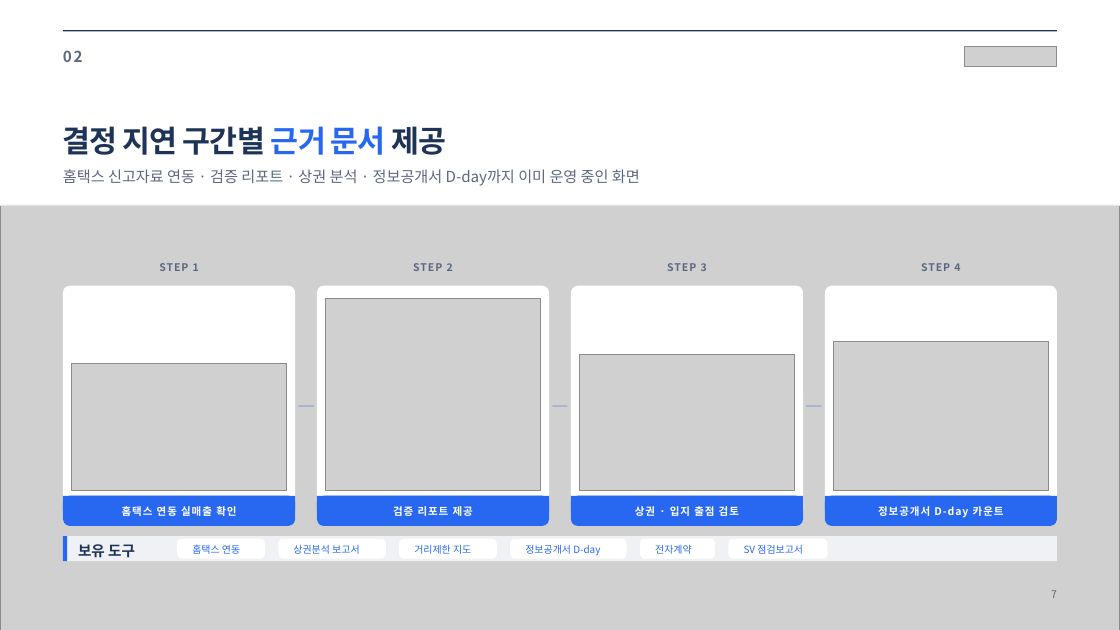
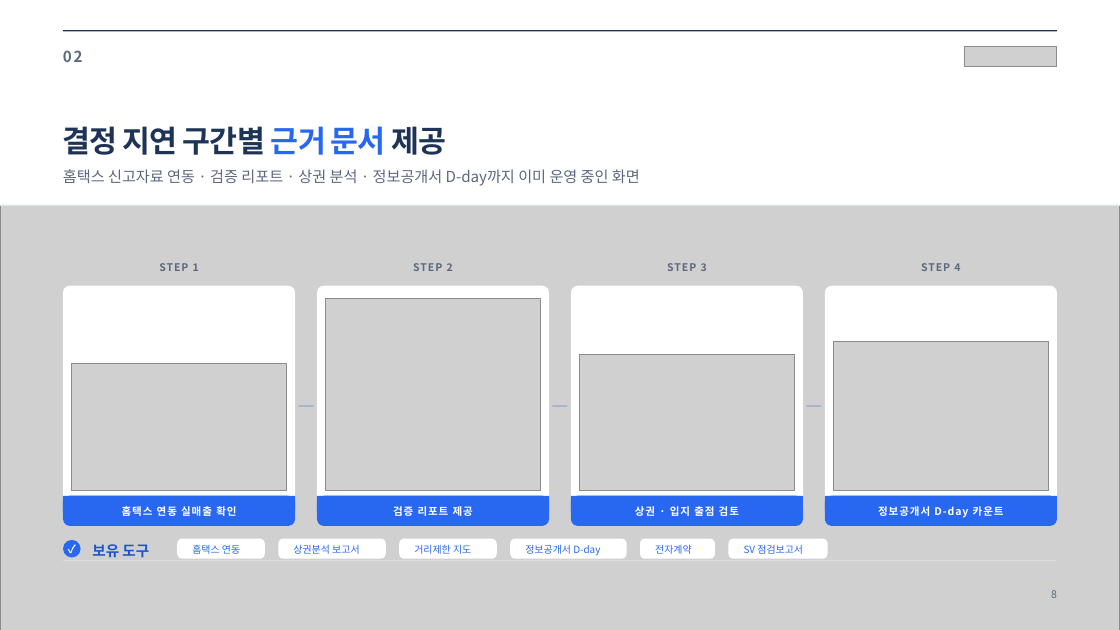
Before and after one commit to jyjzzjtube-pixel/onewillco-meeting-2026, a slide deck: slide 8 of runnerpub-proposal/runnerpub_proposal_naeilsajang.pptx (slide 7 before the commit). Drawn at 1120x630 pixels with LibreOffice and Linux fonts; fonts in the diff are those of the drawing; grey boxes stand for pictures. Boxes give left, top, right and bottom in pixels: in the first picture for what was removed or moved away, otherwise in the second. Text is boxed around its words. In the diff, an @@ line names an element or a change of style, - is before the commit and + after.

```diff
--- a/runnerpub-proposal/runnerpub_proposal_naeilsajang.pptx
+++ b/runnerpub-proposal/runnerpub_proposal_naeilsajang.pptx
@@ text "보유 도구": place and size @@
-text "보유 도구" at [78, 544, 135, 558]
+text "보유 도구" at [92, 544, 149, 558]
@@ text "보유 도구" at [92, 544, 149, 558]: text colour #1E3457 to #1A55CC @@
@@ rectangle: place and size @@
-rectangle at [63, 536, 1057, 561]
+rectangle at [63, 560, 1057, 561]
@@ rectangle at [63, 560, 1057, 561]: fill #EFF1F4 to #DFE3EA @@
@@ text at [63, 540, 81, 558]: text added @@
+✓
@@ text "✓": place and size @@
-text "✓" at [63, 536, 67, 561]
+text "✓" at [63, 540, 81, 558]
@@ text "✓" at [63, 540, 81, 558]: fill #2868F0 to none @@
@@ ellipse added at [63, 540, 81, 558], fill #2868F0 @@
@@ text at [1051, 590, 1057, 598]: text changed @@
-7
+8
```
Also in this commit, not shown: 12 other slides changed, 2 slides added, 1 slide removed, 5 other files.
